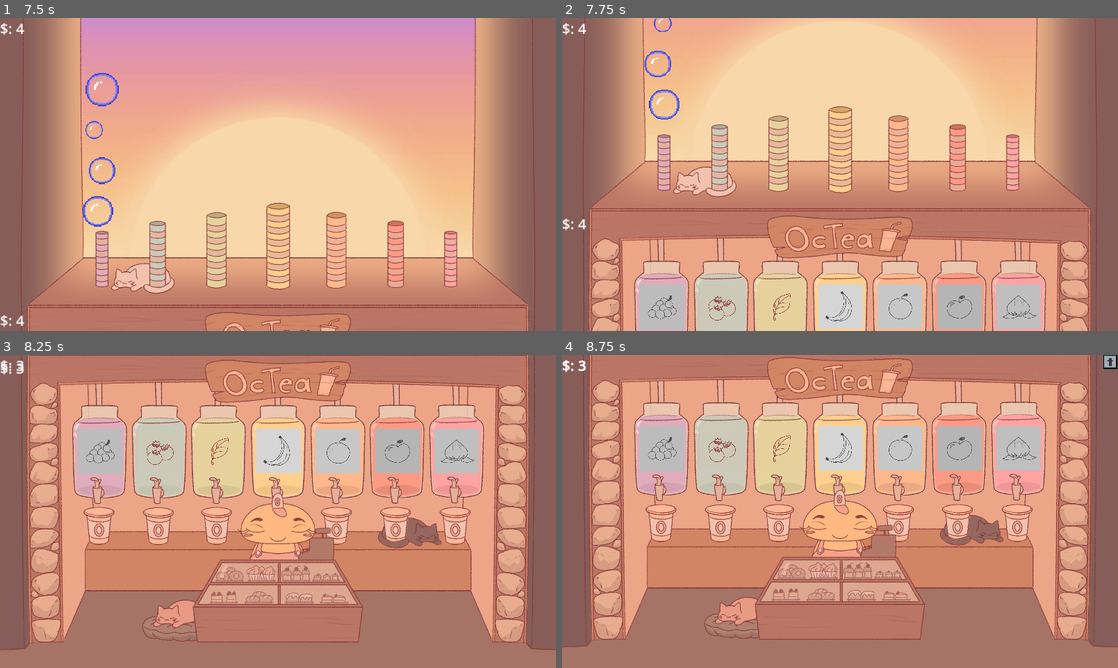
Above: before the commit, frames 1-4 (two rows, left to right).
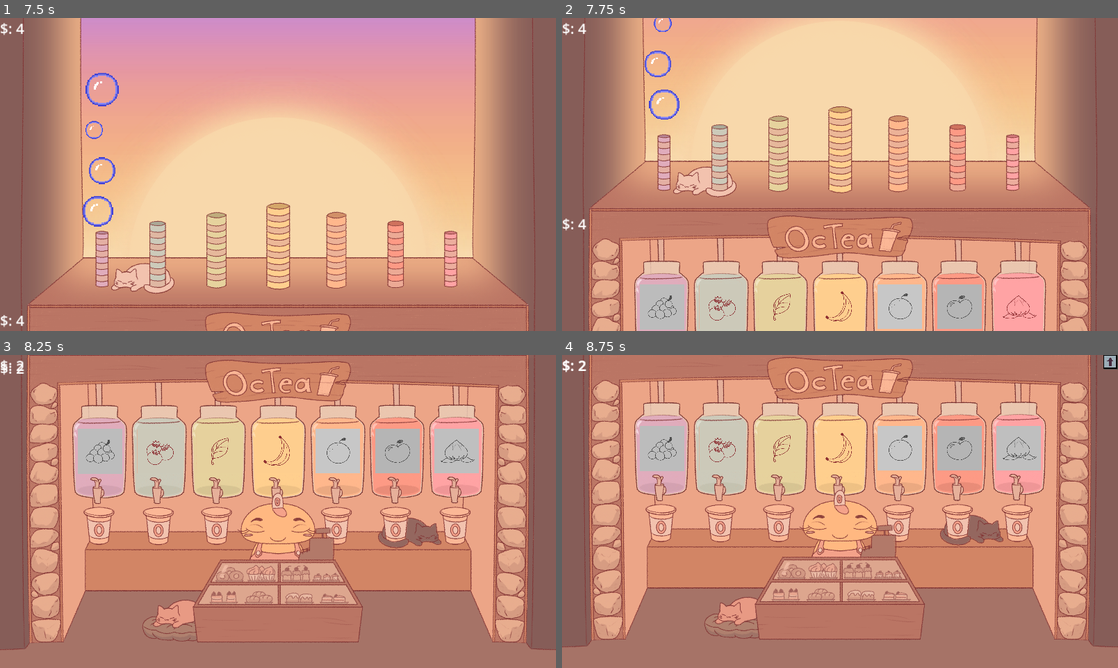
Above: after the commit, the same moments.

Repository: Spedinja/GGJ25
Game: Godot game, scene res://scenes/main_menu.tscn
The game is run twice, just before and just after one commit, with the same random seed, the same clock (stepped at 60 frames per second) and the same inputs. Sound files missing from this copy of the repository are replaced by a short silence.
Inputs (mouse positions are in pixels of both pictures, inside the frame that each line leads up to):
- Up to frame 1 (7.5 s): click "Start Game" at 0.5 s; click (550, 324) at 1.25 s; click (100, 174) at 2 s; click (550, 24) at 2.75 s; move the mouse to (111, 168) at 3.52 s; click (111, 168) at 3.67 s; click (550, 324) at 4.25 s; move the mouse to (166, 190) at 5.02 s; click (166, 190) at 5.17 s; click (550, 24) at 5.75 s; move the mouse to (100, 86) at 6.52 s; click (100, 86) at 6.67 s; click (550, 324) at 7.25 s
- Up to frame 2 (7.75 s): no input
- Up to frame 3 (8.25 s): click (161, 511) at 8 s
- Up to frame 4 (8.75 s): no input

Frame 1 is identical in both runs. In frame 2, 2.3% of the frame differs, in the area x 46-87%, y 85-100%; in frame 3, 1.2%; in frame 4, 1.2%.

Commit message:
added one more upgrade button that works (kinda)

Diff:
--- a/scenes/player_area.tscn
+++ b/scenes/player_area.tscn
@@ -121,7 +121,7 @@
 offset_right = 1920.0
 offset_bottom = 2160.0
 script = ExtResource("8_i5d77")
-arrUpgradeCosts = Array[Array]([[100, 300, 400], [1, 2, 3], [1, 4, 5]])
+arrUpgradeCosts = Array[Array]([[100, 300, 400], [1, 2, 3], [1, 4, 5], [1, 2, 30], [6, 6, 6], [8, 8, 8], [3, 5, 6], [5, 6, 6]])
 
 [node name="CurrentMoney_LS" type="Label" parent="ShopArea/ShopArea_UI"]
 custom_minimum_size = Vector2(200, 0)
--- a/scripts/shopUpgrades.gd
+++ b/scripts/shopUpgrades.gd
@@ -26,9 +26,11 @@
 func _on_btn_upgrade_1_pressed() -> void:
 	currentLvl = arrCurrLevel[0]
 	if currentLvl <= maxLvl:
-		currentLvl += currentLvl
+		print(currentLvl)
 		$"../../BubbleArea/SpawnArea/BubbleSpawn/BubbleSpawn_1".levelUp(currentLvl)
 		SignalManager.money_changed.emit((arrUpgradeCosts[0][arrCurrLevel[currentLvl]])*-1)
+		currentLvl = currentLvl+1
+		arrCurrLevel[0] = currentLvl
 
 func updateShop()-> void:
 	var tmpCounter = 0
@@ -37,7 +39,7 @@
 	var tempNode: TextureButton
 	for elem in arrCurrLevel:
 		tmpElem = elem
-		if tmpElem < 4:
+		if tmpElem < 3:
 			if currMoney >= arrUpgradeCosts[tmpCounter][tmpElem]:
 				tempNode =arrButtons[tmpCounter]
 				tempNode.disabled = false
@@ -45,8 +47,9 @@
 				tempNode =arrButtons[tmpCounter]
 				tempNode.disabled = true
 			tmpCounter= tmpCounter +1
-			if tmpCounter == 3: #toDo
-				break #ToDo
+		else:
+			tempNode =arrButtons[tmpCounter]
+			tempNode.disabled = true
 
 func _on_bubble_area_cash_changed(value: Variant) -> void:
 	updateShop()
@@ -55,10 +58,10 @@
 func _on_btn_upgrade_2_pressed() -> void:
 	currentLvl = arrCurrLevel[1]
 	if currentLvl <= maxLvl:
-		currentLvl += currentLvl
 		$"../../BubbleArea/SpawnArea/BubbleSpawn/BubbleSpawn_2".levelUp(currentLvl)
 		SignalManager.money_changed.emit((arrUpgradeCosts[1][arrCurrLevel[currentLvl]])*-1)
-
+		currentLvl = currentLvl +1
+		arrCurrLevel[1] = currentLvl
 
 
 func _on_btn_upgrade_3_pressed() -> void:
